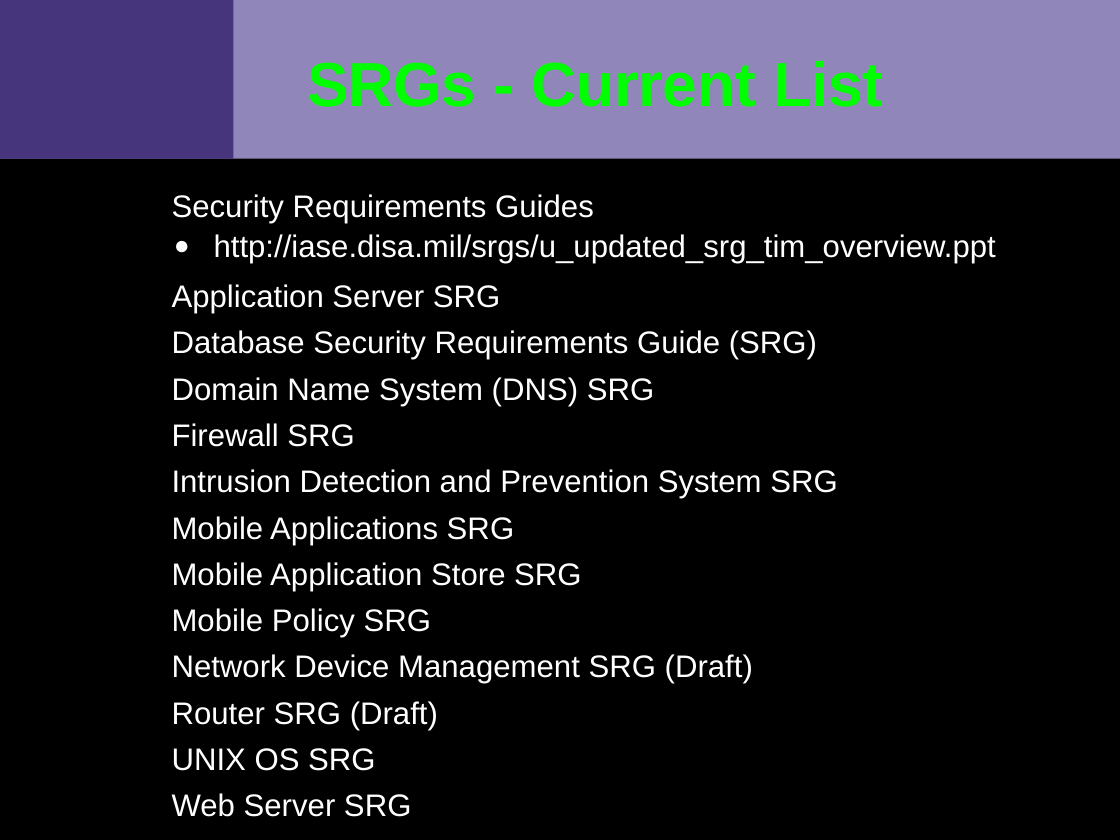
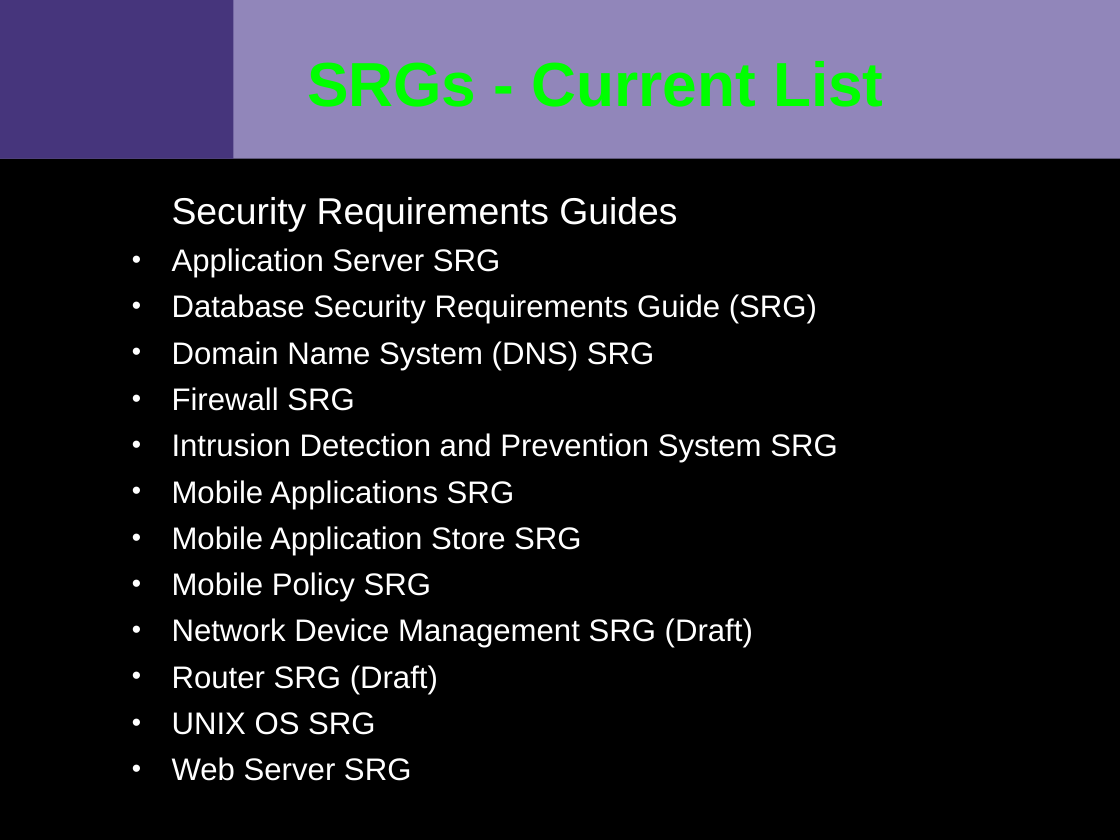
Before and after one commit to VCTLabs/elc2015-presentations, a slide deck: slide 7 of security_IoT/security_assessment_slides.odp. Drawn at 1120x840 pixels with LibreOffice and Linux fonts; fonts in the diff are those of the drawing; background and template pictures are left out. Boxes give left, top, right and bottom in pixels: in the first picture for what was removed or moved away, otherwise in the second. Text is boxed around its words. In the diff, an @@ line names an element or a change of style, - is before the commit and + after.

```diff
--- a/security_IoT/security_assessment_slides.odp
+++ b/security_IoT/security_assessment_slides.odp
@@ text "Security Requirements Guides" at box(172, 197, 837, 781): size 20 to 24 pt in "Security Requirements Guides"; bullet none to • @@
@@ text at box(214, 234, 996, 264): paragraph removed @@
-  ● http://iase.disa.mil/srgs/u_updated_srg_tim_overview.ppt
```
Also in this commit, not shown: 7 other slides changed, 1 other file.
